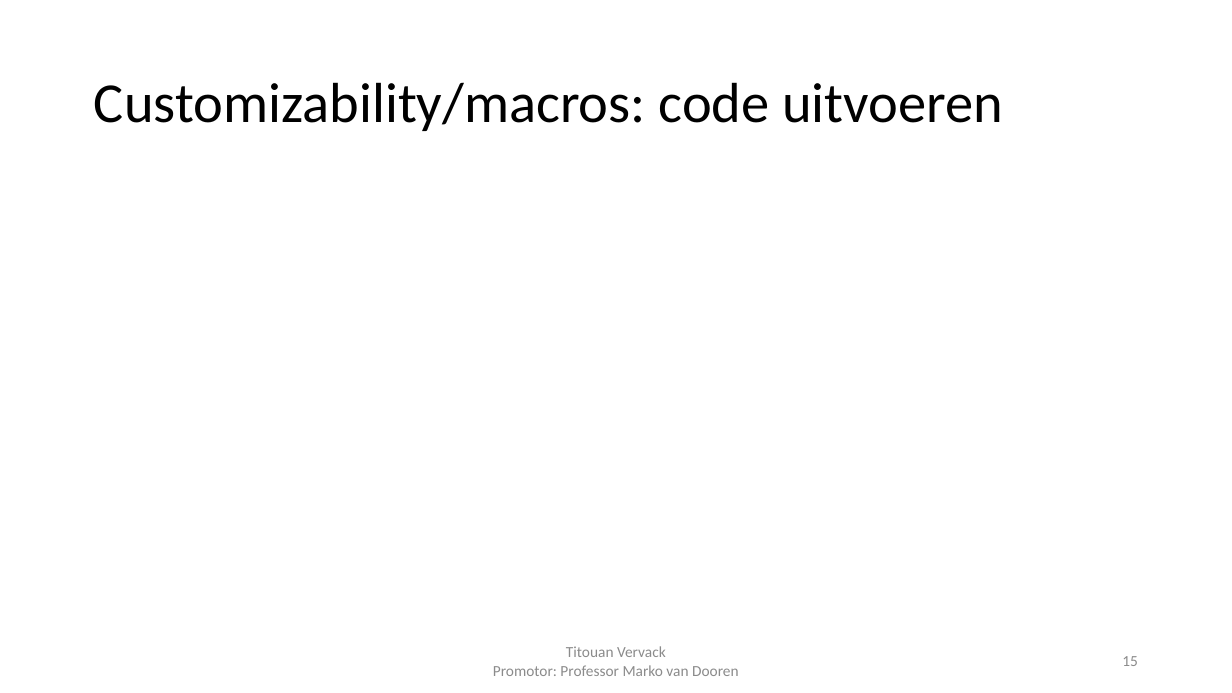
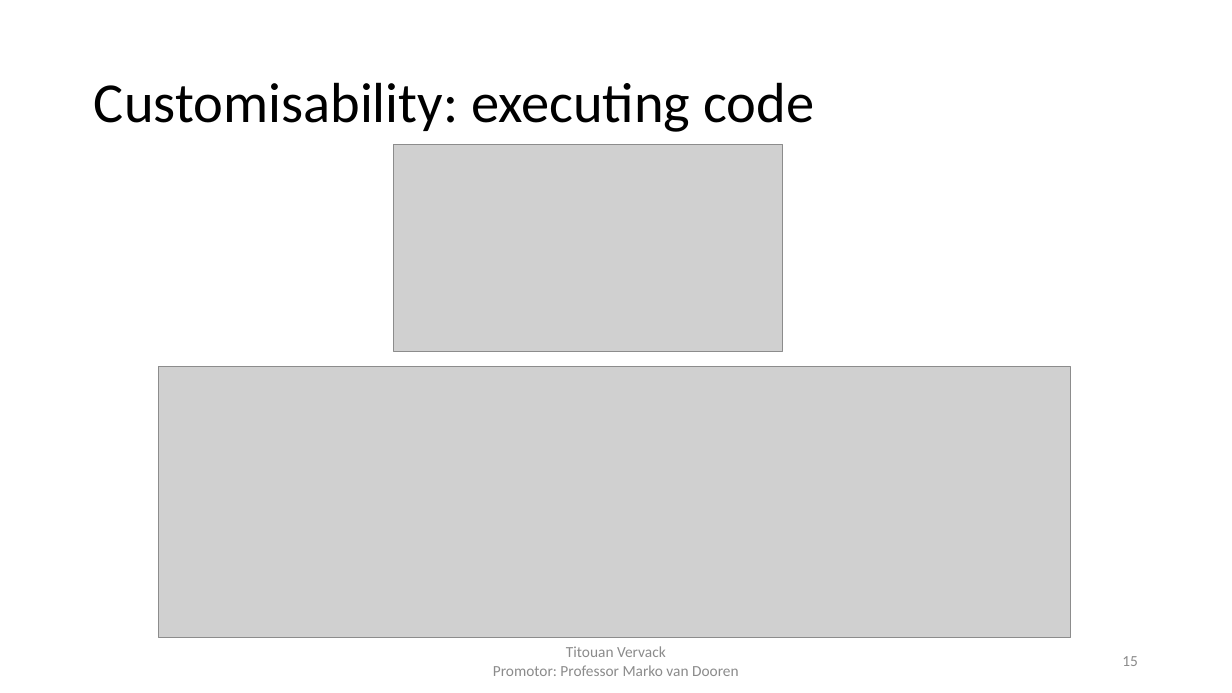
Before and after one commit to FlashYoshi/neio, a slide deck: slide 15 of Intermediate Presentation.pptx. Drawn at 1232x693 pixels with LibreOffice and Linux fonts; fonts in the diff are those of the drawing; grey boxes stand for pictures. Boxes give left, top, right and bottom in pixels: in the first picture for what was removed or moved away, otherwise in the second. Text is boxed around its words. In the diff, an @@ line names an element or a change of style, - is before the commit and + after.

```diff
--- a/Intermediate Presentation.pptx
+++ b/Intermediate Presentation.pptx
@@ title at (94, 82, 814, 132): text changed @@
-Customizability/macros: code uitvoeren
+Customisability: executing code
@@ picture added at (393, 144, 783, 351) @@
@@ picture added at (159, 367, 1071, 638) @@
```
Also in this commit, not shown: 18 other slides changed, 1 slide added, 21 other files.
